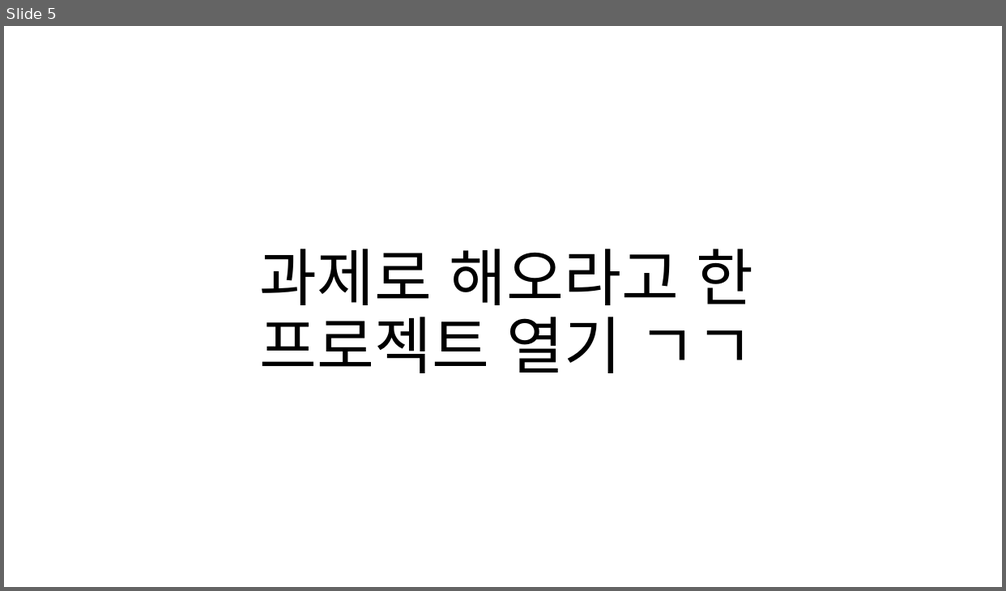
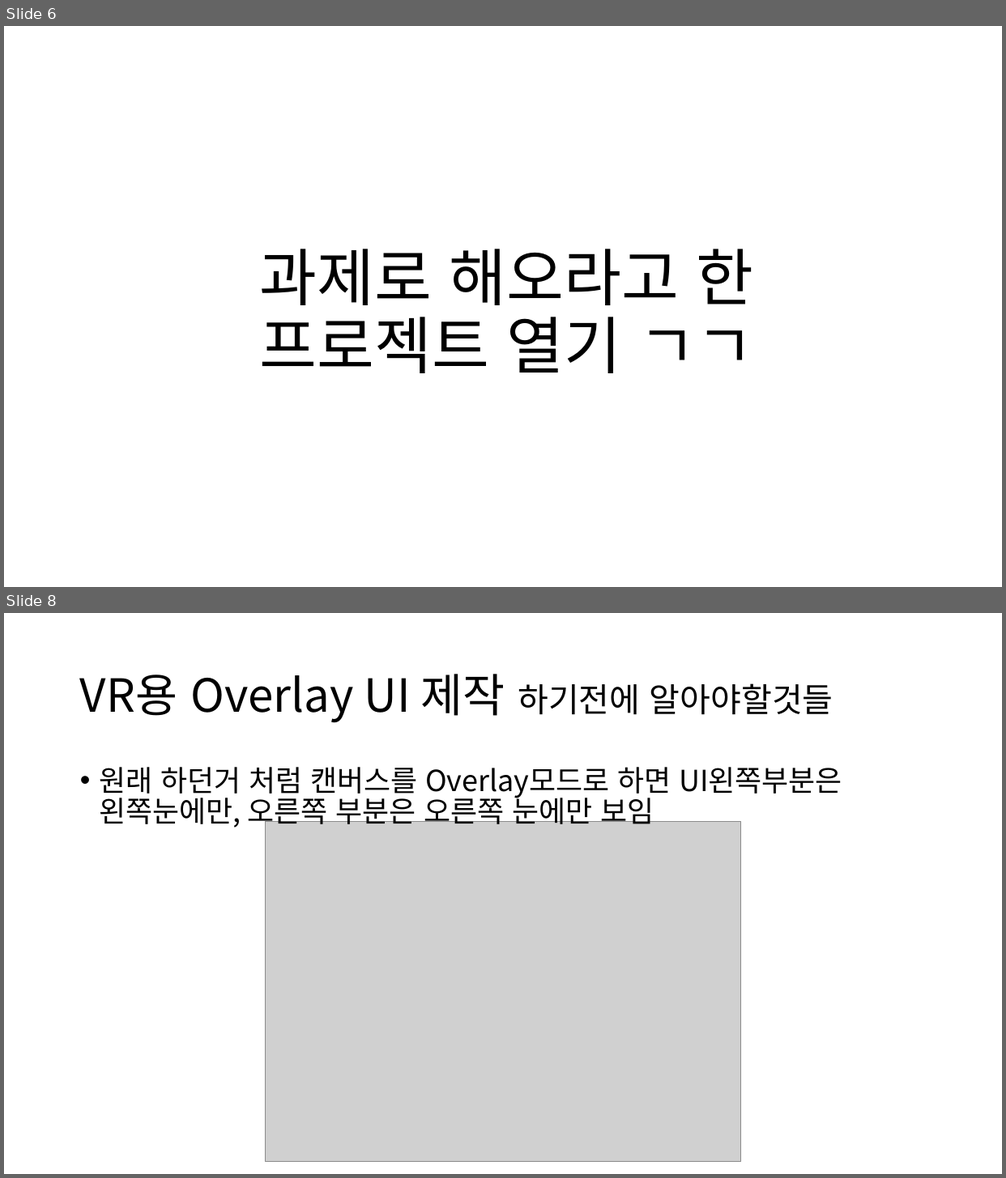
Before and after one commit to Zer0penVRAR/2018VRClass, a slide deck: Class/VR수업2차_GVR.pptx. Shown one above the other, each under a label of ours: slide 5 before the commit, slides 6 and 8 after it; the slides between them are not shown. The pictures are 1006x591 and 1006x1178 pixels, drawn with LibreOffice and Linux fonts; fonts in the diff are those of the drawing; grey boxes stand for pictures. Boxes give left, top, right and bottom in pixels: in the first picture for what was removed or moved away, otherwise in the second. Text is boxed around its words. In the diff, an @@ line names an element or a change of style, - is before the commit and + after.

```diff
--- a/Class/VR수업2차_GVR.pptx
+++ b/Class/VR수업2차_GVR.pptx
@@ slide 8 added at [4,613,1002,1174], background #FFFFFF @@
@@ title added at [80,674,833,723], 44 pt, text #000000 @@
+VR용 Overlay UI 제작 하기전에 알아야할것들
@@ text added at [99,767,842,830], 28 pt, text #000000 @@
+• 원래 하던거 처럼 캔버스를 Overlay모드로 하면 UI왼쪽부분은 왼쪽눈에만, 오른쪽 부분은 오른쪽 눈에만 보임
@@ picture added at [266,822,740,1161] @@
@@ what was slide 5 is now slide 6 @@
```
Also in this commit, not shown: 1 slide changed, 4 other slides added.
